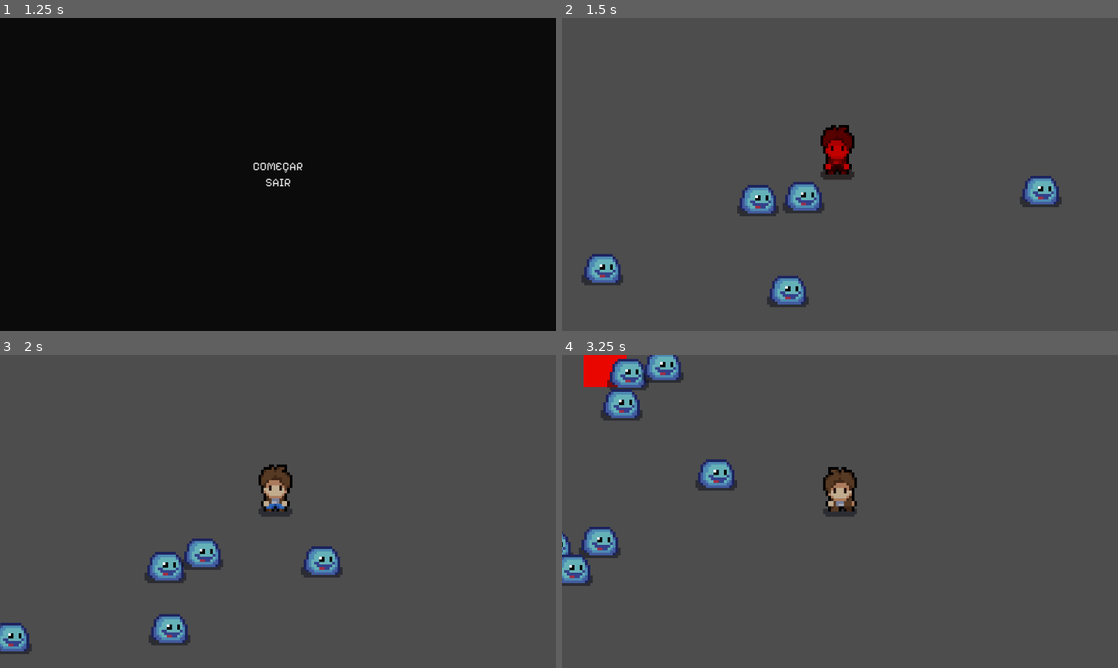
Above: before the commit, frames 1-4 (two rows, left to right).
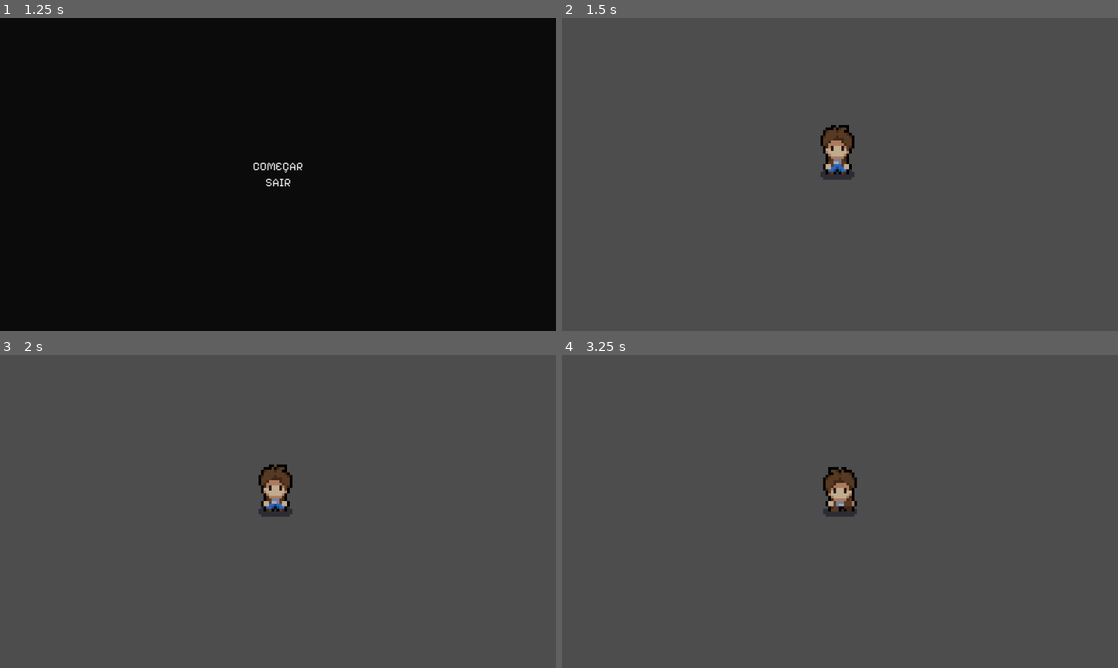
Above: after the commit, the same moments.

Repository: BellaFGS/EscapeMine
Game: Godot game, scene res://telas/intro_video.tscn
Same seed, same stepped clock (60 frames per second), same inputs: the game is played once before the commit and once after it. Video files are missing from this copy of the repository; at most half a second of black plays in their place.
Inputs (mouse positions are in pixels of both pictures, inside the frame that each line leads up to):
- Up to frame 1 (1.25 s): click "PULAR INTRO" at 0.5 s
- Up to frame 2 (1.5 s): click "COMEÇAR" at 1.25 s
- Up to frame 3 (2 s): no input
- Up to frame 4 (3.25 s): move the mouse to (962, 495) at 2.02 s; hold D (right) 2.03-2.78 s; click (962, 495) at 2.1 s; move the mouse to (728, 527) at 2.77 s; hold S (down) from 2.78 s (still down); click (728, 527) at 2.85 s

Frame 1 is identical in both runs. In frame 2, 3.6% of the frame differs, in the area x 3-90%, y 34-93%; in frame 3, 3.0%; in frame 4, 4.1%, in the area x 0-32%, y 0-74%.

Commit message:
Ajustes de redirecionamento

Diff:
--- a/escape-mine/scenes/main.tscn
+++ b/escape-mine/scenes/main.tscn
@@ -16,31 +16,16 @@
 [node name="Tela_Pause" parent="." unique_id=1788756212 instance=ExtResource("3_sugp2")]
 
 [node name="EnemySpawner" parent="." unique_id=346873360 instance=ExtResource("1_tbgi4")]
-position = Vector2(-219, 220)
+position = Vector2(-20598, 14388)
 
 [node name="EnemySpawner2" parent="." unique_id=317786326 instance=ExtResource("1_tbgi4")]
-position = Vector2(691, 813)
+position = Vector2(18298, 17300)
 
 [node name="EnemySpawner3" parent="." unique_id=827817483 instance=ExtResource("1_tbgi4")]
-position = Vector2(1551, 396)
+position = Vector2(28344, 6199)
 
 [node name="EnemySpawner4" parent="." unique_id=2134977065 instance=ExtResource("1_tbgi4")]
-position = Vector2(675, -367)
+position = Vector2(11263, -17831)
 
 [node name="EnemySpawner5" parent="." unique_id=893714358 instance=ExtResource("1_tbgi4")]
-position = Vector2(-872, -364)
-
-[node name="EnemySpawner6" parent="." unique_id=1156969487 instance=ExtResource("1_tbgi4")]
-position = Vector2(-775, 775)
-
-[node name="EnemySpawner7" parent="." unique_id=2000100603 instance=ExtResource("1_tbgi4")]
-position = Vector2(-241, 1387)
-
-[node name="EnemySpawner8" parent="." unique_id=1005074069 instance=ExtResource("1_tbgi4")]
-position = Vector2(1711, 1287)
-
-[node name="EnemySpawner9" parent="." unique_id=774030156 instance=ExtResource("1_tbgi4")]
-position = Vector2(1711, -453)
-
-[node name="EnemySpawner10" parent="." unique_id=1054092780 instance=ExtResource("1_tbgi4")]
-position = Vector2(-88, -958)
+position = Vector2(-17575, -11744)
--- a/escape-mine/scripts/EnemySpawner.gd
+++ b/escape-mine/scripts/EnemySpawner.gd
@@ -3,6 +3,9 @@
 @export var enemy_scene: PackedScene
 var intervalo = 5.0
 var timer = 0
+
+func _ready() -> void:
+	timer = 5.0
 
 func _process(delta):
 	if GameManager.estado != "RUNNING":
@@ -14,10 +17,23 @@
 		timer = intervalo / GameManager.dificuldade
 
 func spawn_enemy():
+	var player = get_tree().get_first_node_in_group("player")
+
+	if player == null:
+		return
+
+	var posicao_spawn
+	var distancia_minima = 200
+
+	while true:
+		posicao_spawn = Vector2(
+			randi_range(100, 500),
+			randi_range(100, 500)
+		)
+
+		if posicao_spawn.distance_to(player.global_position) > distancia_minima:
+			break
+
 	var enemy = enemy_scene.instantiate()
 	add_child(enemy)
-
-	enemy.global_position = Vector2(
-		randi_range(100, 500),
-		randi_range(100, 500)
-	)
+	enemy.global_position = posicao_spawn
